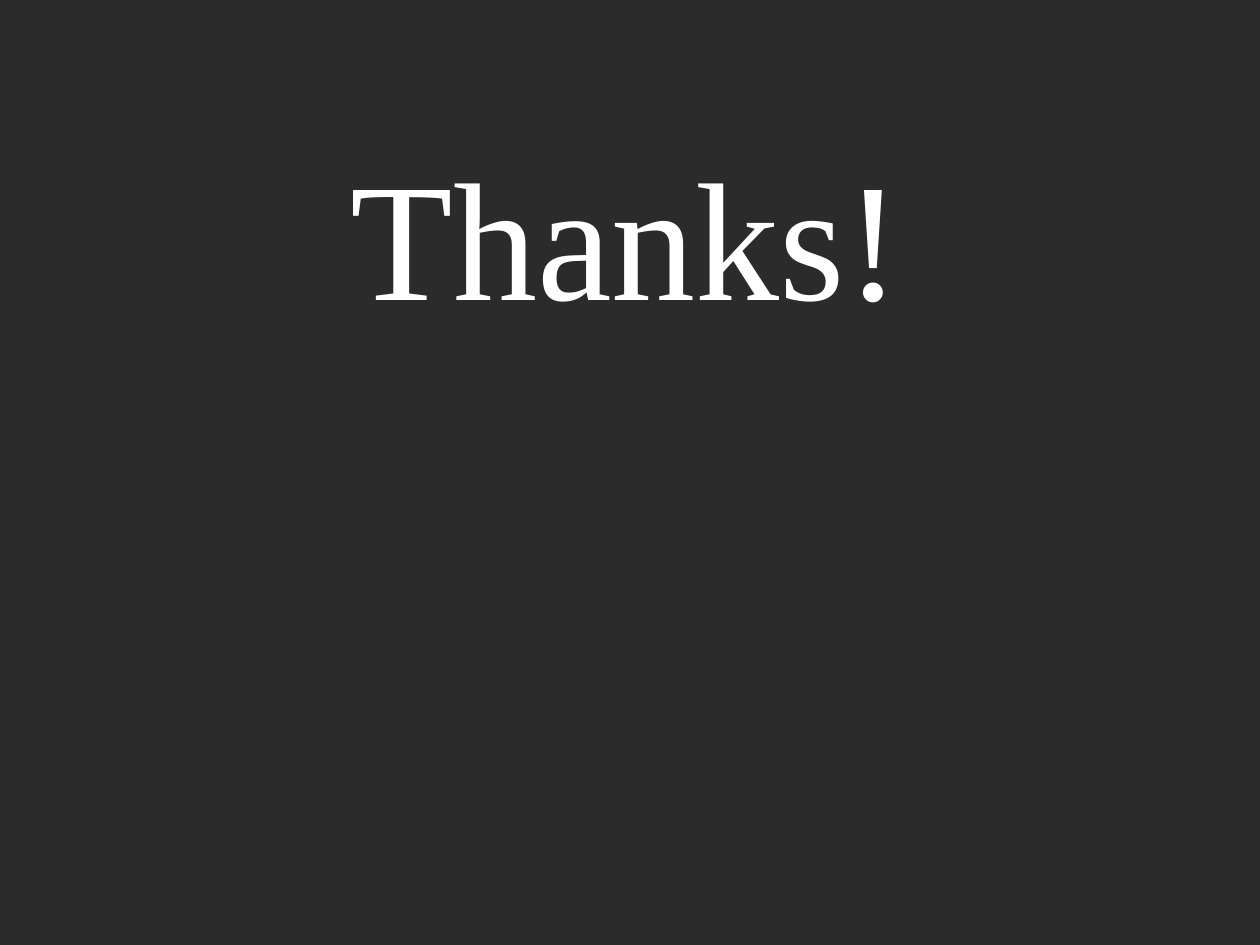
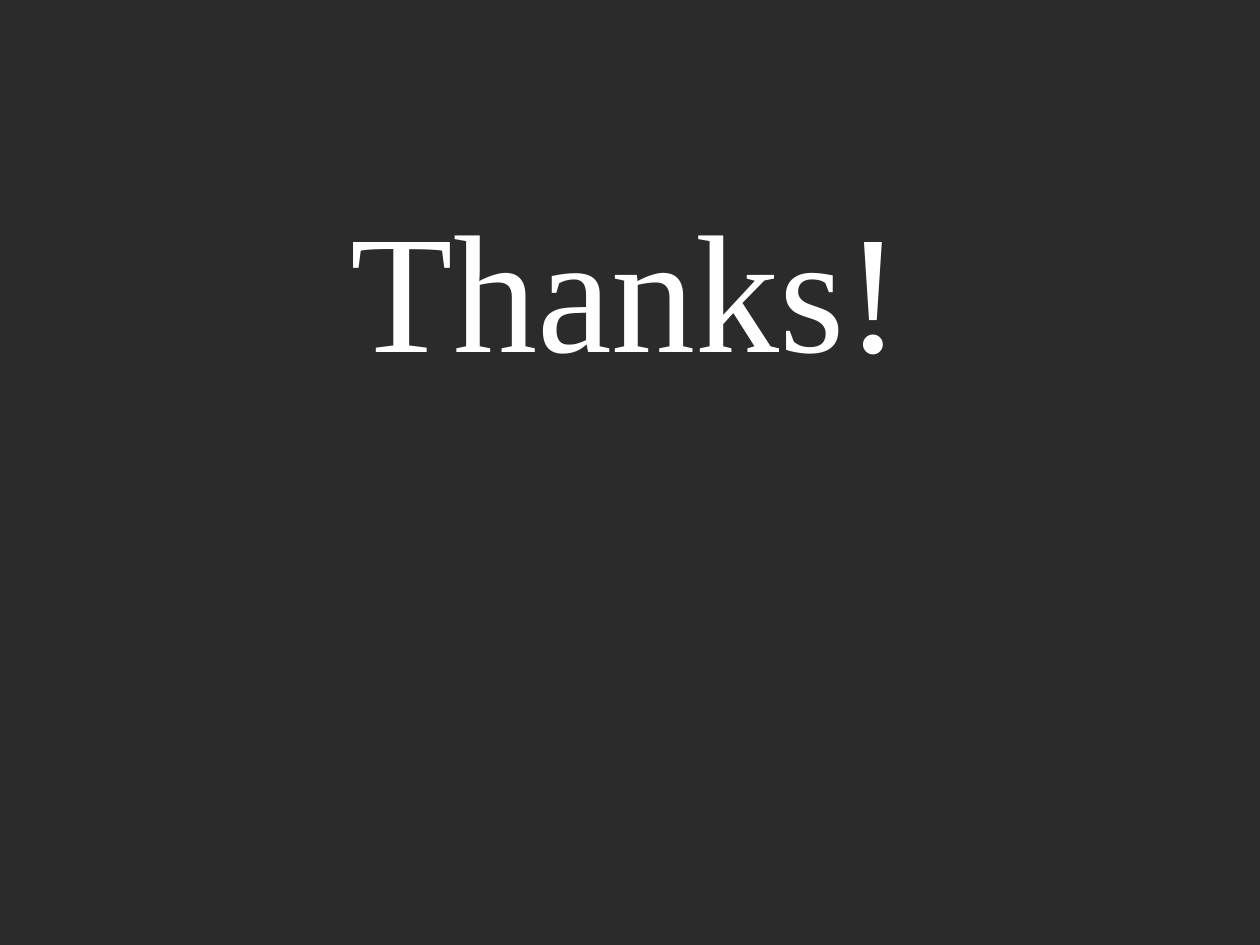
Before and after one commit to raynald/ETH_BBBigData, a slide deck: slide 6 of Milestone 3.pptx. Drawn at 1260x945 pixels with LibreOffice and Linux fonts; fonts in the diff are those of the drawing; background and template pictures are left out; a plain dark background stands for a picture behind light text. Boxes give left, top, right and bottom in pixels: in the first picture for what was removed or moved away, otherwise in the second. Text is boxed around its words. In the diff, an @@ line names an element or a change of style, - is before the commit and + after.

Commit message:
update

```diff
--- a/Milestone 3.pptx
+++ b/Milestone 3.pptx
@@ text "Thanks!": place and size @@
-text "Thanks!" at bbox=[351, 183, 901, 303]
+text "Thanks!" at bbox=[351, 235, 901, 355]
```
